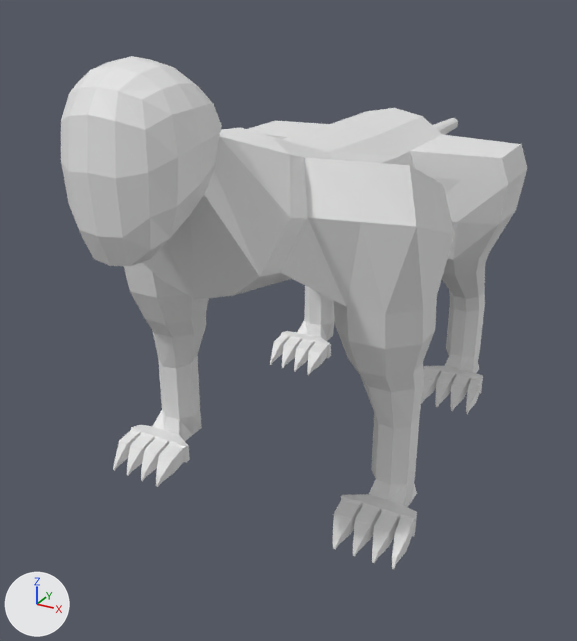
The Blender file scenes/dog.blend, before and after one commit.
The view is the same before and after, from a camera (50 mm lens) standing at (11.9, -14.5, 3.5) and looking at (-0.8, 8.5, -8.0). Every picture has the same lights, and +X, +Y and +Z are marked at lower left.

Script lines for the objects in view, before the commit:
```python
me_cube = bpy.data.meshes.new('Cube')
me_cube.from_pydata(...)  # 418 vertices, 400 faces; spans x 0.0..5.6, y -1.8..23.5, z -13.1..1.7
ob_cube = bpy.data.objects.new('Cube', me_cube)
ob_cube.location = (0.0, 0.0, 0.0)
_m = ob_cube.modifiers.new('Mirror', 'MIRROR')
_m.use_clip = True
```
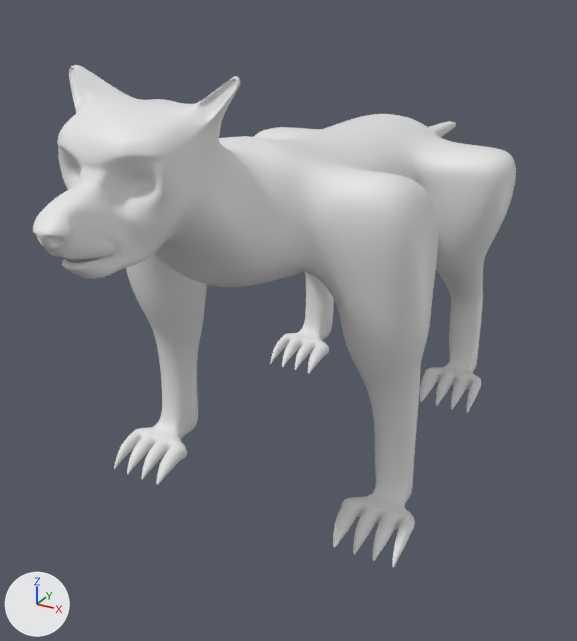
Commit message: Dog WIP

Location of each change, [x1, y1, x2, y2] in pixels of the pictures (577 x 641 px):
'Cube', reshaped, modifiers changed: before [61, 56, 527, 569]; after [33, 65, 516, 568]
part 1 of me_cube, built on: before [61, 56, 308, 299]; after [33, 65, 313, 287]
part 2 of me_cube, shading changed: before [113, 108, 527, 569]; after [98, 114, 516, 568]

The change, as a list of edits to the scene's bpy script:
```text
Change me_cube:
    used by ob_cube; location = (0.0, 0.0, 0.0)
    remove me_cube.from_pydata(...)  # 418 vertices, 400 faces; spans x 0.0..5.6, y -1.8..23.5, z -13.1..1.7
    add me_cube.from_pydata(...)  # 580 vertices, 548 faces; spans x 0.0..5.6, y -3.4..23.5, z -13.1..1.4
    me_cube part 1
    5 vertices are removed from x 1.2..1.7, y -1.3..0.8, z -1.4..0.7
    28 faces are deleted
    47 vertices move from x 0.0..2.5, y -1.8..4.4, z -4.7..1.7 to x 0.0..2.3, y -2.5..4.1, z -4.4..0.8
    167 vertices are added at x 0.0..2.5, y -3.4..3.1, z -2.6..1.4
    176 new faces join them
    me_cube part 2: 372 kept faces spanning x 0.0..5.6, y -2.5..23.5, z -13.1..0.7 are now shaded smooth
Change ob_cube:
    add _m = ob_cube.modifiers.new('Subsurf', 'SUBSURF')
    add _m.levels = 2
```
